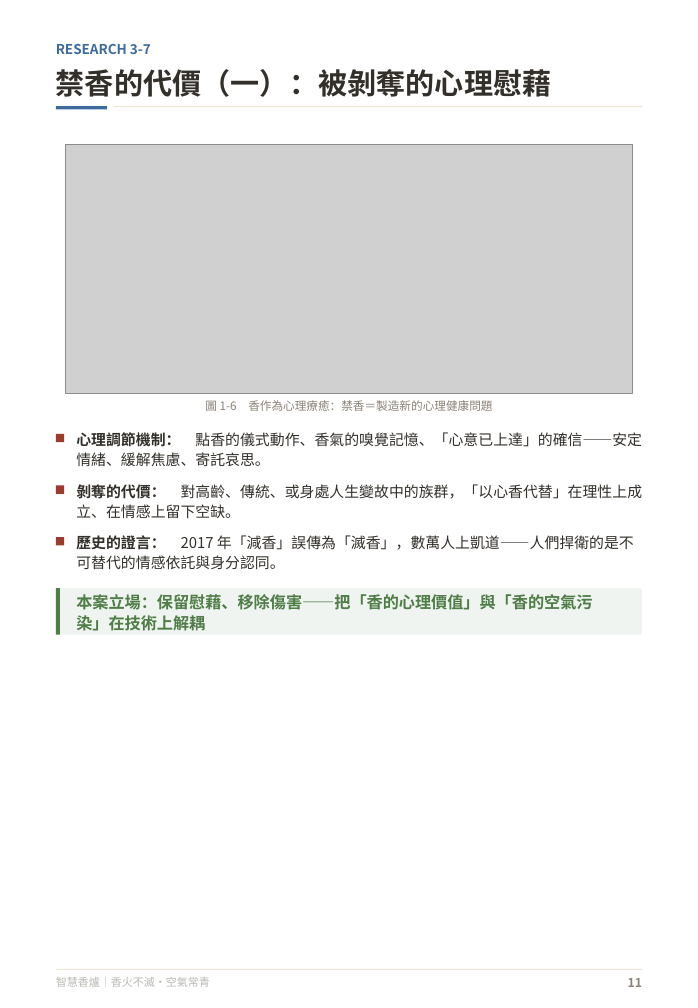
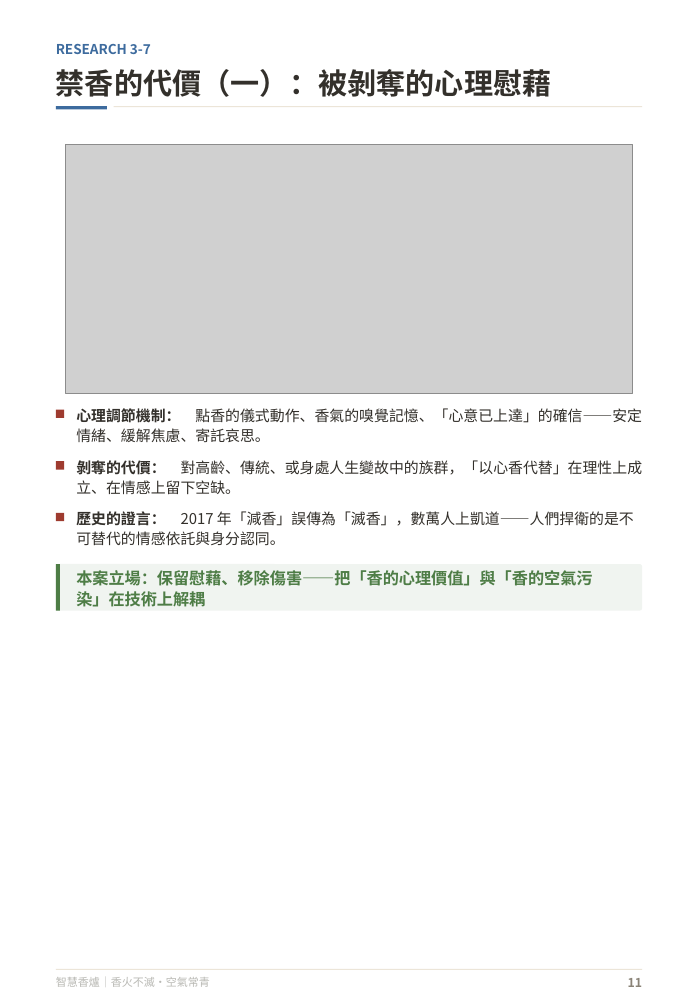
Before and after one commit to feihong9487/WRO2026, a slide deck: slide 12 of 簡報/未來新創家＿高中職組_v3.pptx. Drawn at 698x1008 pixels with LibreOffice and Linux fonts; fonts in the diff are those of the drawing; grey boxes stand for pictures. Boxes give left, top, right and bottom in pixels: in the first picture for what was removed or moved away, otherwise in the second. Text is boxed around its words. In the diff, an @@ line names an element or a change of style, - is before the commit and + after.

```diff
--- a/簡報/未來新創家＿高中職組_v3.pptx
+++ b/簡報/未來新創家＿高中職組_v3.pptx
@@ text removed at [205,400,492,411] @@
-圖 1-6 香作為心理療癒：禁香＝製造新的心理健康問題
@@ 4 texts, 4 rectangles, 1 rounded rectangle: place and size @@
-4 texts, 4 rectangles, 1 rounded rectangle at [56,432,643,635]
+4 texts, 4 rectangles, 1 rounded rectangle at [56,408,643,611]
```
Also in this commit, not shown: 18 other slides changed, 5 other files.
